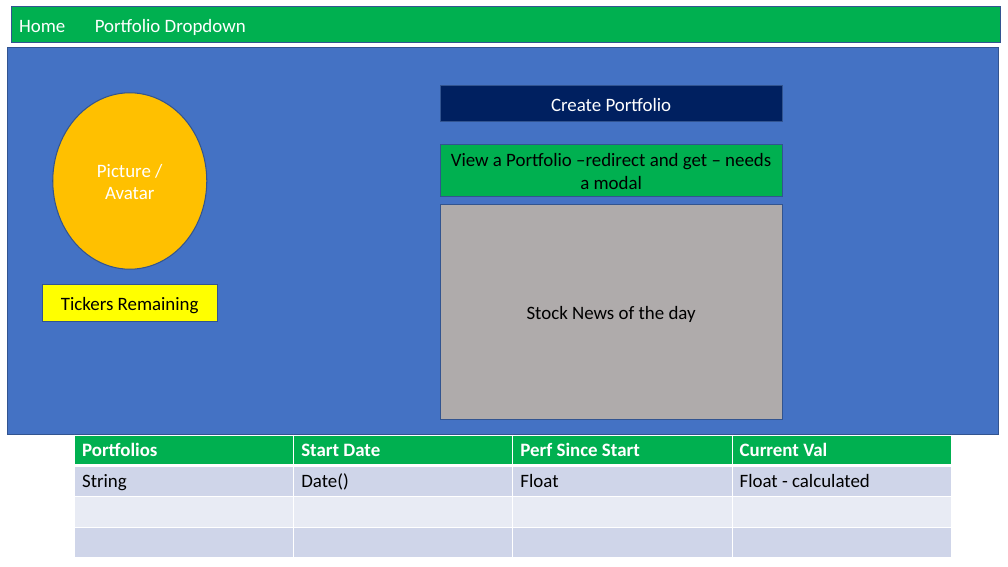
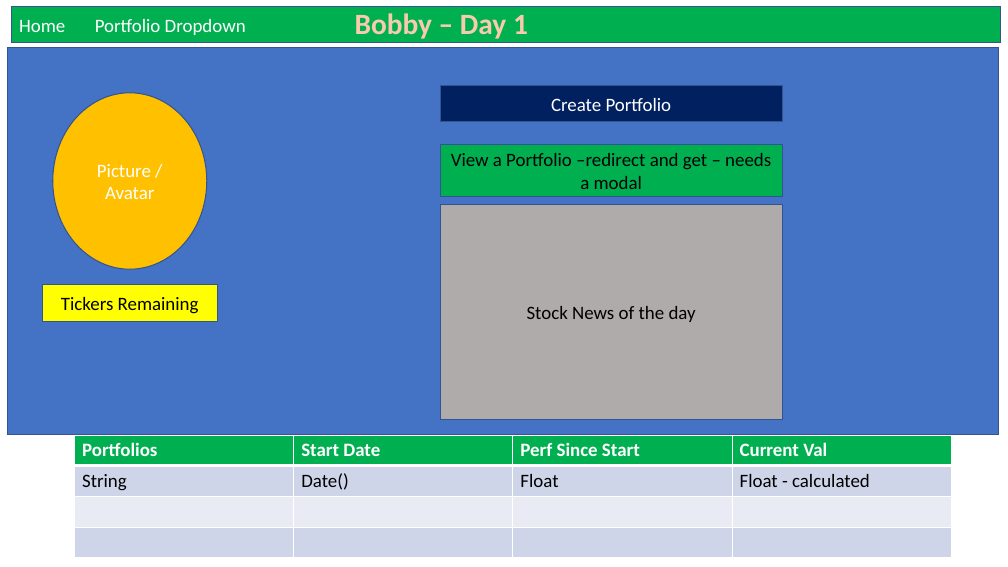
Before and after one commit to sdseney508/micro-teams, a slide deck: slide 2 of assets/mock-up.pptx. Drawn at 1008x567 pixels with LibreOffice and Linux fonts; fonts in the diff are those of the drawing. Boxes give left, top, right and bottom in pixels: in the first picture for what was removed or moved away, otherwise in the second. Text is boxed around its words. In the diff, an @@ line names an element or a change of style, - is before the commit and + after.

```diff
--- a/assets/mock-up.pptx
+++ b/assets/mock-up.pptx
@@ text added at (x1=355, y1=13, x2=528, y2=39), 28 pt, text #F8CBAD, bold @@
+Bobby – Day 1
```
Also in this commit, not shown: 3 other slides changed, 1 slide added.
